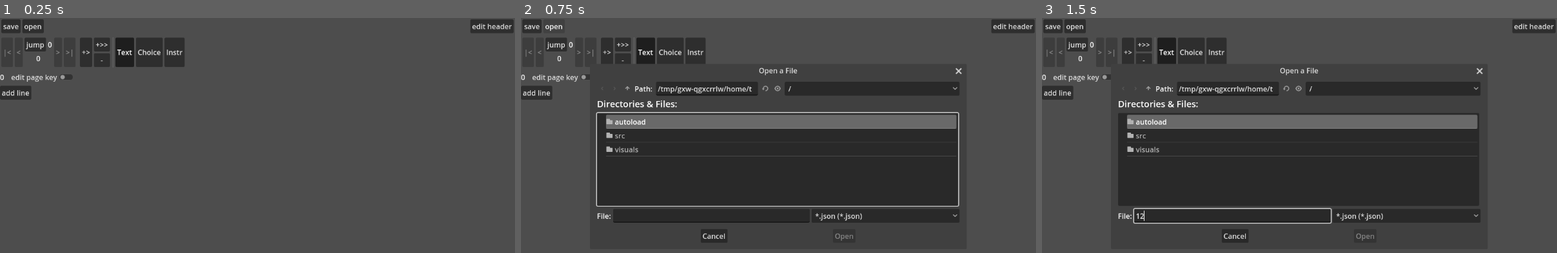
Above: before the commit, frames 1-3 (left to right).
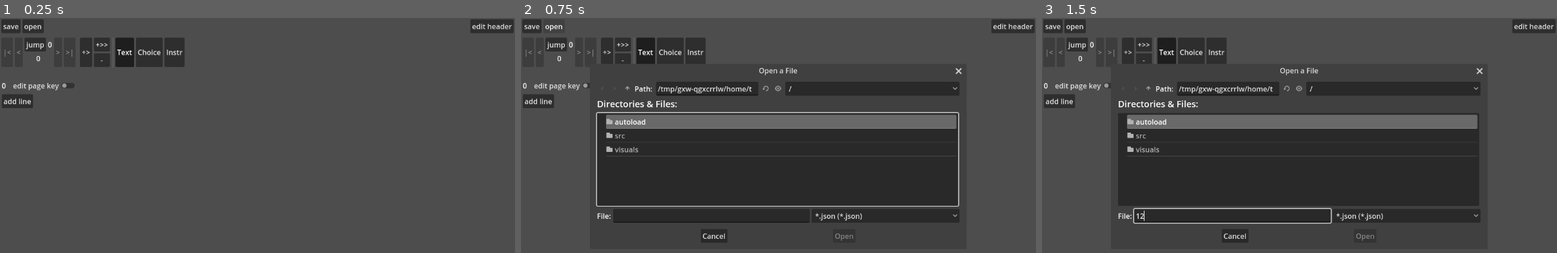
Above: after the commit, the same moments.

Repository: SnekOfSpice/dialog-editor
Game: Godot game, scene res://src/editor.tscn
Same seed, same stepped clock (60 frames per second), same inputs: the game is played once before the commit and once after it.
Inputs (mouse positions are in pixels of both pictures, inside the frame that each line leads up to):
- Up to frame 1 (0.25 s): no input
- Up to frame 2 (0.75 s): click "open" at 0.5 s
- Up to frame 3 (1.5 s): click (1232, 215) at 1.27 s; type "12" at 1.35 s

The runs differ from the first frame. In frame 1, 0.7% of the frame differs, in the area x 0-15%, y 24-39%; in frame 2, 0.7%; in frame 3, 0.7%.

Commit message:
page scrolling works now

Diff:
--- a/src/editor.tscn
+++ b/src/editor.tscn
@@ -29,17 +29,20 @@
 theme = ExtResource("1_nb6ej")
 script = ExtResource("1_r2t7d")
 
-[node name="Core" type="VBoxContainer" parent="."]
+[node name="Core" type="Control" parent="."]
 layout_mode = 1
 anchors_preset = 15
 anchor_right = 1.0
 anchor_bottom = 1.0
-offset_bottom = 139.0
 grow_horizontal = 2
 grow_vertical = 2
 
 [node name="FileControl" type="HBoxContainer" parent="Core"]
-layout_mode = 2
+layout_mode = 1
+anchors_preset = 10
+anchor_right = 1.0
+offset_bottom = 37.0
+grow_horizontal = 2
 
 [node name="MarginContainer" type="MarginContainer" parent="Core/FileControl"]
 layout_mode = 2
@@ -70,6 +73,10 @@
 
 [node name="PageControl" type="HBoxContainer" parent="Core"]
 layout_mode = 2
+offset_top = 41.0
+offset_right = 512.0
+offset_bottom = 113.0
+grow_horizontal = 2
 
 [node name="PageNav" type="HBoxContainer" parent="Core/PageControl"]
 layout_mode = 2
@@ -195,8 +202,17 @@
 script = ExtResource("3_2h0gj")
 line_type = 2
 
-[node name="PageContainer" type="VBoxContainer" parent="Core"]
-layout_mode = 2
+[node name="PageContainer" type="MarginContainer" parent="Core"]
+layout_mode = 1
+anchors_preset = -1
+anchor_top = 0.218
+anchor_right = 1.0
+anchor_bottom = 1.0
+offset_left = 1.0
+offset_top = -8.26401
+grow_horizontal = 2
+grow_vertical = 2
+size_flags_vertical = 2
 
 [node name="Page" parent="Core/PageContainer" instance=ExtResource("2_kbraj")]
 layout_mode = 2
--- a/src/head_property.tscn
+++ b/src/head_property.tscn
@@ -84,4 +84,4 @@
 
 [connection signal="pressed" from="DefaultChangingContainer/SaveNewDefaultsButton" to="." method="_on_save_new_defaults_button_pressed"]
 [connection signal="pressed" from="DefaultChangingContainer/DeleteButton" to="." method="_on_delete_button_pressed"]
-[connection signal="pressed" from="HeadProperty/PropertyEdit/Controls/Save" to="HeadProperty" method="_on_save_pressed"]
+[connection signal="pressed" from="HeadProperty/PropertyEdit/Controls/Save" to="." method="_on_save_pressed"]
--- a/src/page.gd
+++ b/src/page.gd
@@ -1,4 +1,4 @@
-extends VBoxContainer
+extends Control
 class_name Page
 
 var number := 0
--- a/src/page.tscn
+++ b/src/page.tscn
@@ -9,7 +9,6 @@
 grow_horizontal = 2
 grow_vertical = 2
 size_flags_horizontal = 3
-size_flags_vertical = 2
 script = ExtResource("1_2lug2")
 
 [node name="Info" type="HBoxContainer" parent="."]
@@ -48,13 +47,11 @@
 text = "add line"
 
 [node name="ScrollContainer" type="ScrollContainer" parent="."]
-clip_contents = false
 layout_mode = 2
 size_flags_vertical = 3
 follow_focus = true
 
 [node name="Lines" type="VBoxContainer" parent="ScrollContainer"]
-clip_contents = true
 layout_mode = 2
 size_flags_horizontal = 3
 size_flags_vertical = 3
--- /dev/null
+++ b/ydfgdf.tscn
@@ -0,0 +1,52 @@
+[gd_scene load_steps=2 format=3 uid="uid://cmvnr1yej2y0m"]
+
+[ext_resource type="PackedScene" uid="uid://b53i8f73mqi3r" path="res://src/line.tscn" id="1_6r8n7"]
+
+[node name="Control" type="Control"]
+layout_mode = 3
+anchors_preset = 15
+anchor_right = 1.0
+anchor_bottom = 1.0
+grow_horizontal = 2
+grow_vertical = 2
+
+[node name="Control" type="ScrollContainer" parent="."]
+layout_mode = 1
+anchors_preset = 15
+anchor_right = 1.0
+anchor_bottom = 1.0
+grow_horizontal = 2
+grow_vertical = 2
+
+[node name="VBoxContainer" type="VBoxContainer" parent="Control"]
+layout_mode = 2
+
+[node name="Line" parent="Control/VBoxContainer" instance=ExtResource("1_6r8n7")]
+layout_mode = 2
+
+[node name="Line2" parent="Control/VBoxContainer" instance=ExtResource("1_6r8n7")]
+layout_mode = 2
+
+[node name="Line3" parent="Control/VBoxContainer" instance=ExtResource("1_6r8n7")]
+layout_mode = 2
+
+[node name="Line4" parent="Control/VBoxContainer" instance=ExtResource("1_6r8n7")]
+layout_mode = 2
+
+[node name="Line5" parent="Control/VBoxContainer" instance=ExtResource("1_6r8n7")]
+layout_mode = 2
+
+[node name="Line6" parent="Control/VBoxContainer" instance=ExtResource("1_6r8n7")]
+layout_mode = 2
+
+[node name="Line7" parent="Control/VBoxContainer" instance=ExtResource("1_6r8n7")]
+layout_mode = 2
+
+[node name="Line8" parent="Control/VBoxContainer" instance=ExtResource("1_6r8n7")]
+layout_mode = 2
+
+[node name="Line9" parent="Control/VBoxContainer" instance=ExtResource("1_6r8n7")]
+layout_mode = 2
+
+[node name="Line10" parent="Control/VBoxContainer" instance=ExtResource("1_6r8n7")]
+layout_mode = 2
